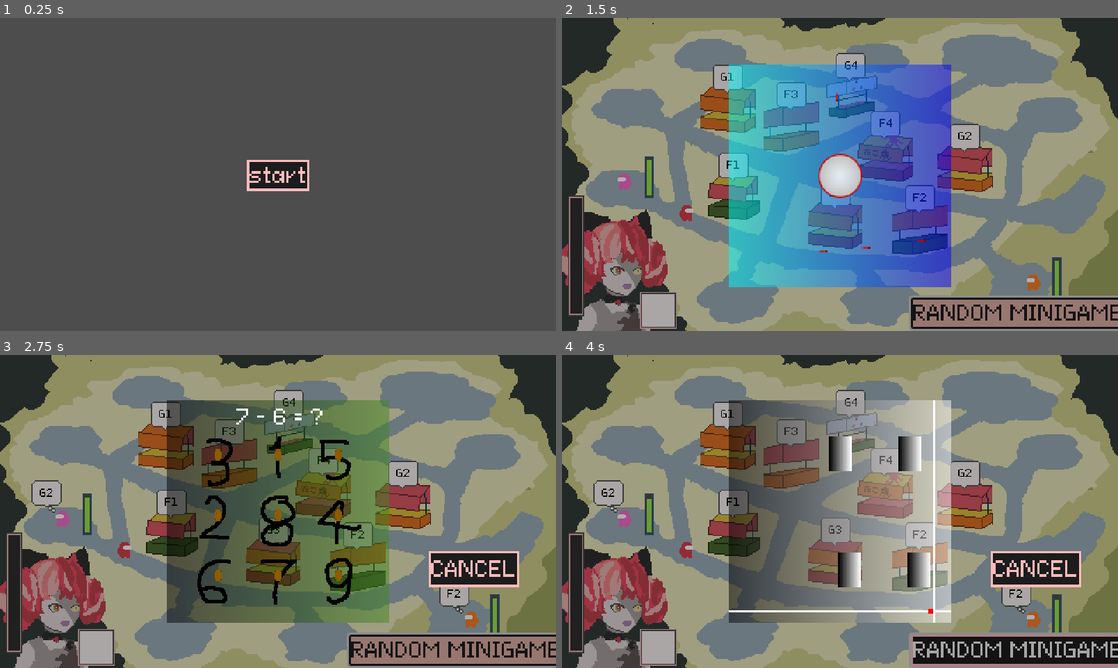
Above: before the commit, frames 1-4 (two rows, left to right).
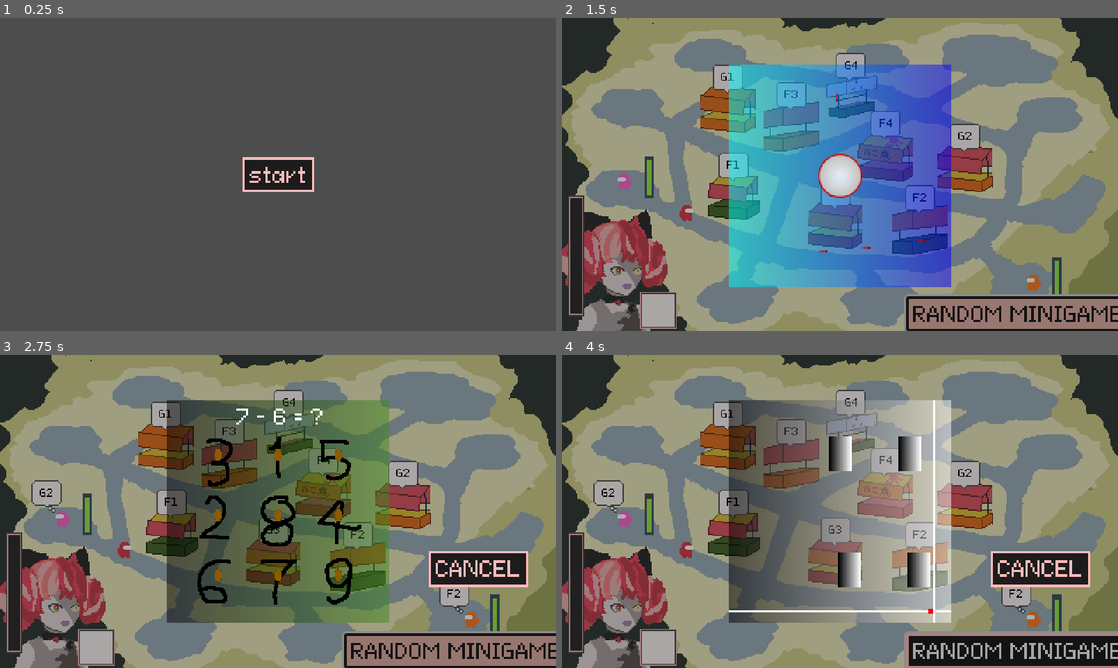
Above: after the commit, the same moments.

Repository: laxeminute/ollie-endless-date
Game: Godot game, scene res://src/interface/title_screen.tscn
The game is run twice, just before and just after one commit, with the same random seed, the same clock (stepped at 60 frames per second) and the same inputs.
Inputs (mouse positions are in pixels of both pictures, inside the frame that each line leads up to):
- Up to frame 1 (0.25 s): no input
- Up to frame 2 (1.5 s): click "start" at 0.5 s; click "RANDOM MINIGAME" at 1.25 s
- Up to frame 3 (2.75 s): click "RANDOM MINIGAME" at 2 s
- Up to frame 4 (4 s): click "RANDOM MINIGAME" at 2.75 s; move the mouse to (840, 511) at 3.52 s; click (840, 511) at 3.67 s

The runs differ from the first frame. In frame 1, 0.5% of the frame differs, in the area x 43-57%, y 44-56%; in frame 2, 1.4%; in frame 3, 2.0%, in the area x 61-100%, y 62-100%; in frame 4, 2.0%.

Commit message:
Increase margins on panels

Diff:
--- a/src/interface/default_panel.tres
+++ b/src/interface/default_panel.tres
@@ -1,6 +1,10 @@
 [gd_resource type="StyleBoxFlat" format=3 uid="uid://b0dt31w2beghj"]
 
 [resource]
+content_margin_left = 6.0
+content_margin_top = 4.0
+content_margin_right = 6.0
+content_margin_bottom = 4.0
 bg_color = Color(0.109804, 0.109804, 0.109804, 1)
 border_width_left = 2
 border_width_top = 2
